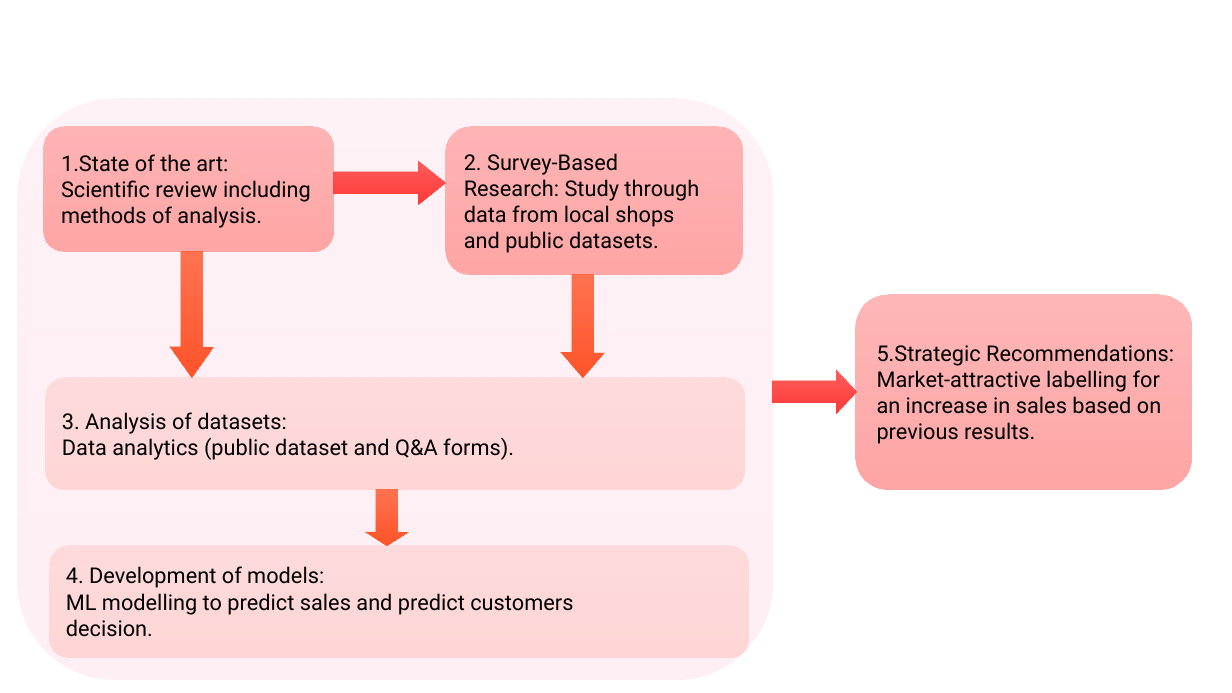
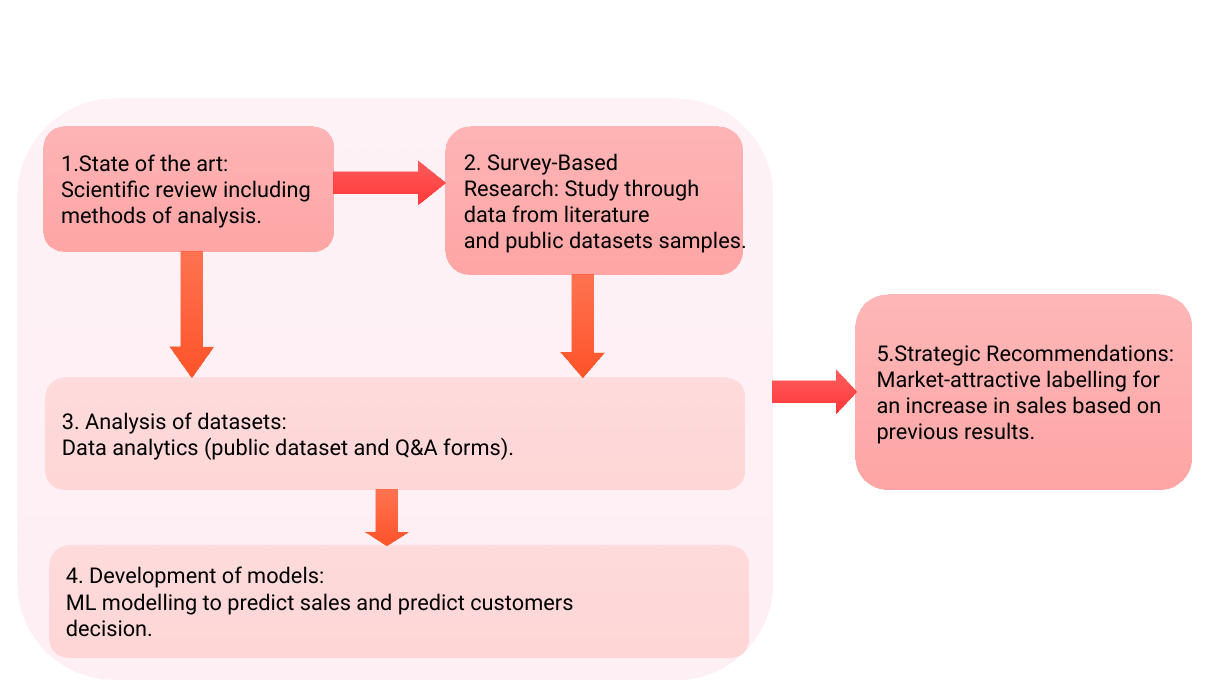
Before and after one commit to 2026726-dotcom/Strategic-Thinking, a slide deck: slide 8 of diagram.odp. Drawn at 1232x693 pixels with LibreOffice and Linux fonts; fonts in the diff are those of the drawing. Boxes give left, top, right and bottom in pixels: in the first picture for what was removed or moved away, otherwise in the second. Text is boxed around its words. In the diff, an @@ line names an element or a change of style, - is before the commit and + after.

```diff
--- a/diagram.odp
+++ b/diagram.odp
@@ text in rounded rectangle at (464, 205, 747, 255): text changed @@
-data from local shops
-and public datasets.
+data from literature
+and public datasets samples.
```
Also in this commit, not shown: 2 other files.
